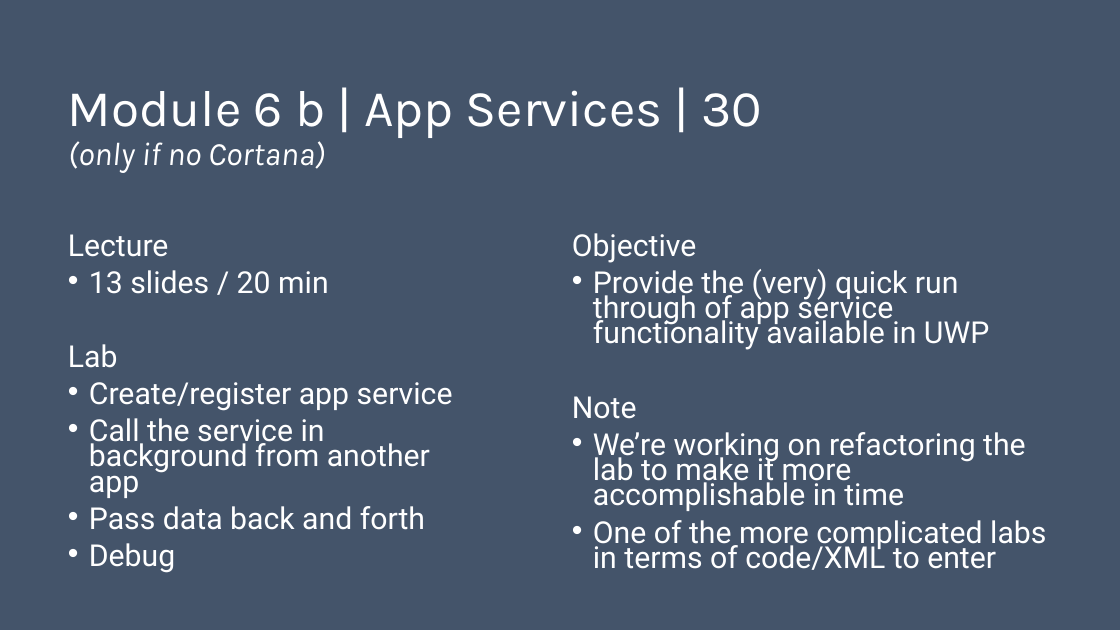
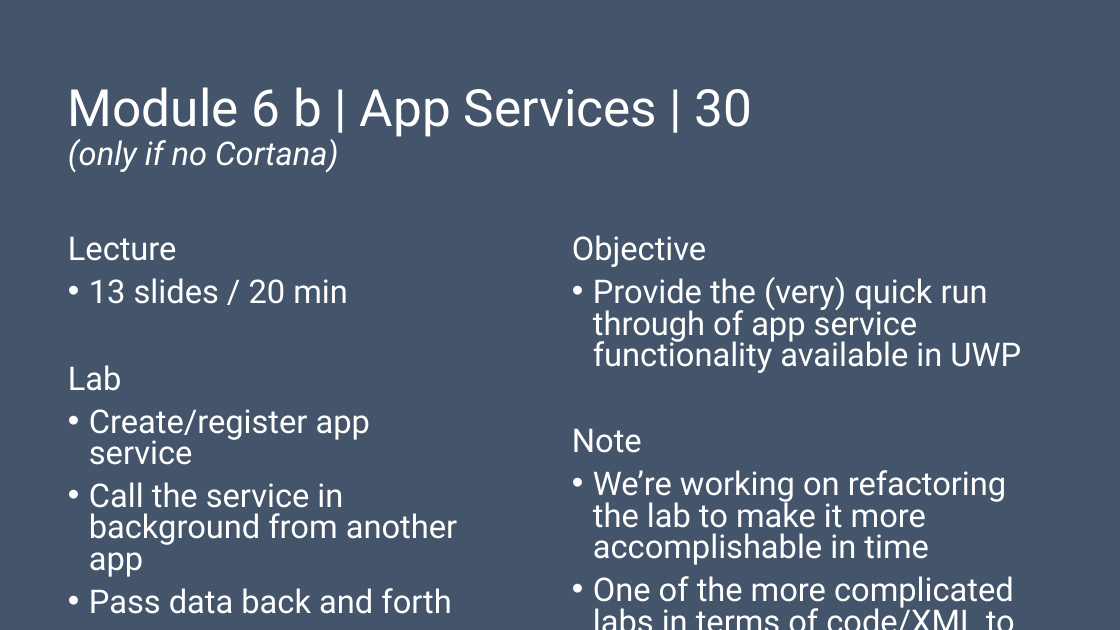
Before and after one commit to evangelism/WinDevWorkshop, a slide deck: slide 15 of 10.08.15.Train the Trainer.pptx. Drawn at 1120x630 pixels with LibreOffice and Linux fonts; fonts in the diff are those of the drawing. Boxes give left, top, right and bottom in pixels: in the first picture for what was removed or moved away, otherwise in the second. Text is boxed around its words. In the diff, an @@ line names an element or a change of style, - is before the commit and + after.

```diff
--- a/10.08.15.Train the Trainer.pptx
+++ b/10.08.15.Train the Trainer.pptx
@@ title "Module 6 b | App ..." at <box>68,87,753,173</box>: font Karla to Roboto @@
@@ text "Lecture" at <box>68,236,457,614</box>: size 25.9 to 28 pt; line spacing 0.7 to 0.8 @@
@@ text "Objective" at <box>572,235,1021,609</box>: size 25.9 to 28 pt; line spacing 0.7 to 0.8 @@
```
Also in this commit, not shown: 16 other slides changed.
